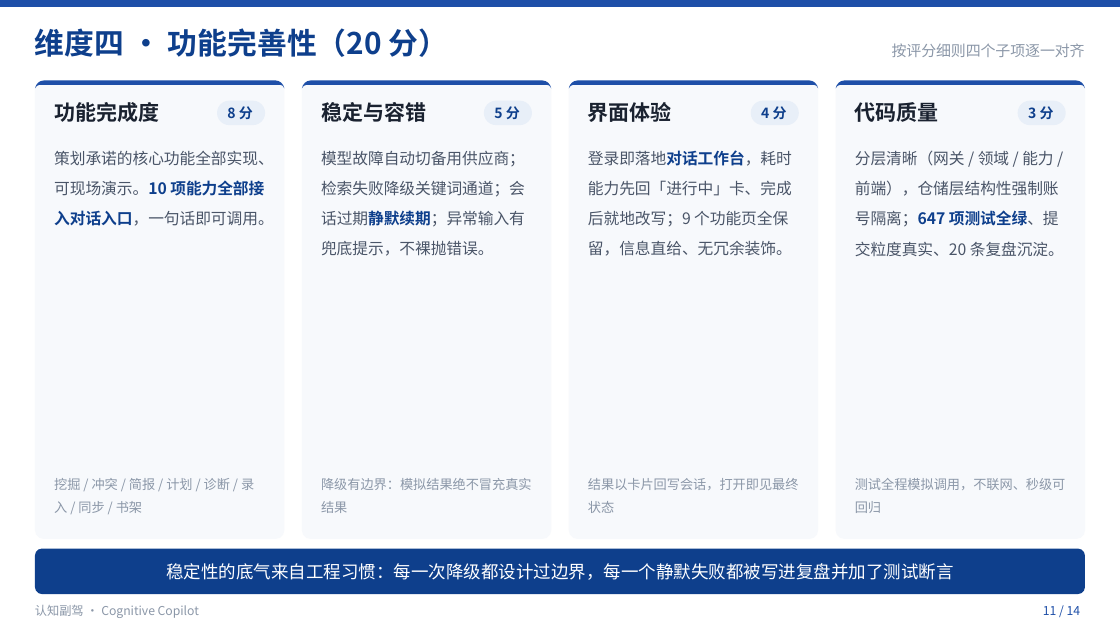
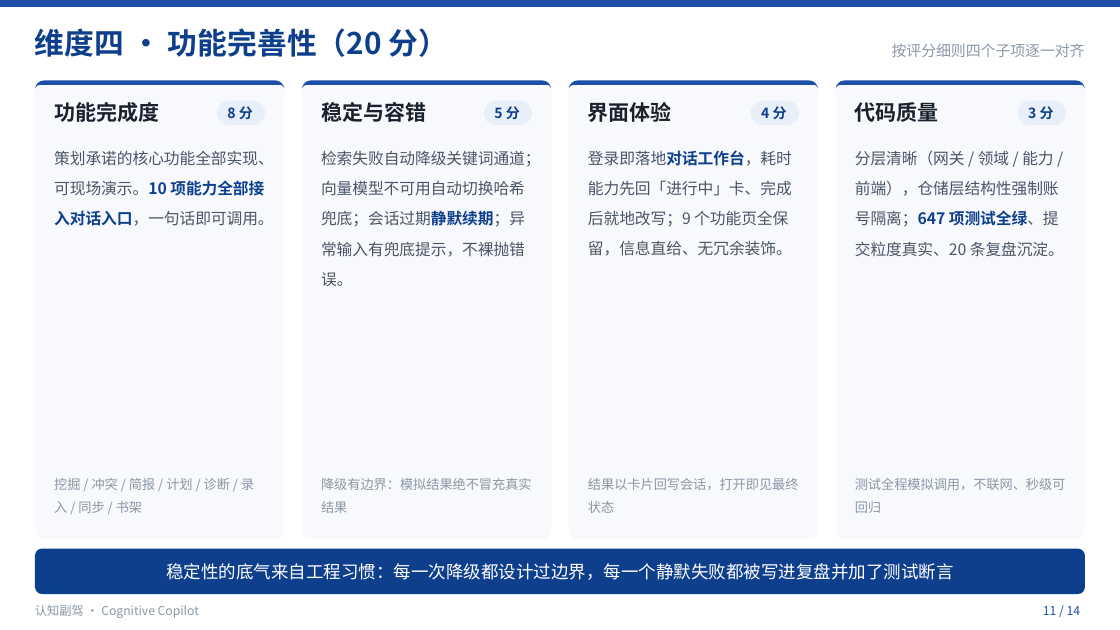
Before and after one commit to Curtainorange/knowledge-agent, a slide deck: slide 11 of output/认知副驾项目汇报/认知副驾项目汇报.pptx. Drawn at 1120x630 pixels with LibreOffice and Linux fonts; fonts in the diff are those of the drawing. Boxes give left, top, right and bottom in pixels: in the first picture for what was removed or moved away, otherwise in the second. Text is boxed around its words. In the diff, an @@ line names an element or a change of style, - is before the commit and + after.

Commit message:
docs: 修订答辩PPT——去掉模型双供应商与代码行数，补充RAG向量库技术(BGE+pgvector)，预留演示截图位

```diff
--- a/output/认知副驾项目汇报/认知副驾项目汇报.pptx
+++ b/output/认知副驾项目汇报/认知副驾项目汇报.pptx
@@ text at (x1=321, y1=150, x2=541, y2=286): text changed @@
-模型故障自动切备用供应商；检索失败降级关键词通道；会话过期静默续期；异常输入有兜底提示，不裸抛错误。
+检索失败自动降级关键词通道；向量模型不可用自动切换哈希兜底；会话过期静默续期；异常输入有兜底提示，不裸抛错误。
```
Also in this commit, not shown: 4 other slides changed, 7 other files.
